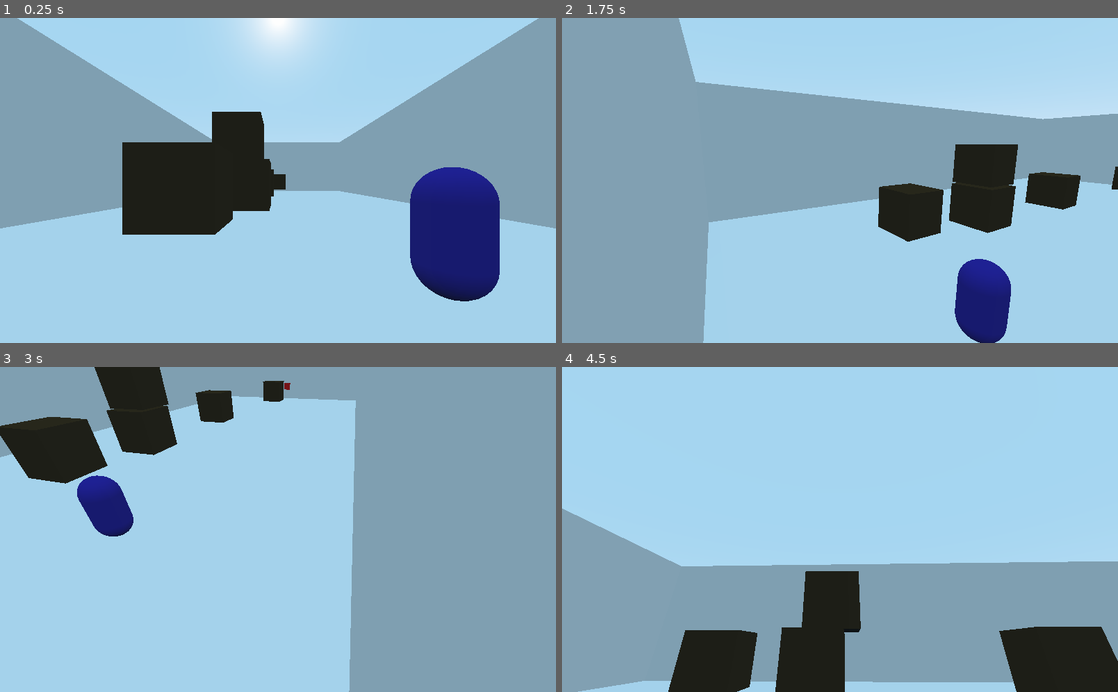
Above: before the commit, frames 1-4 (two rows, left to right).
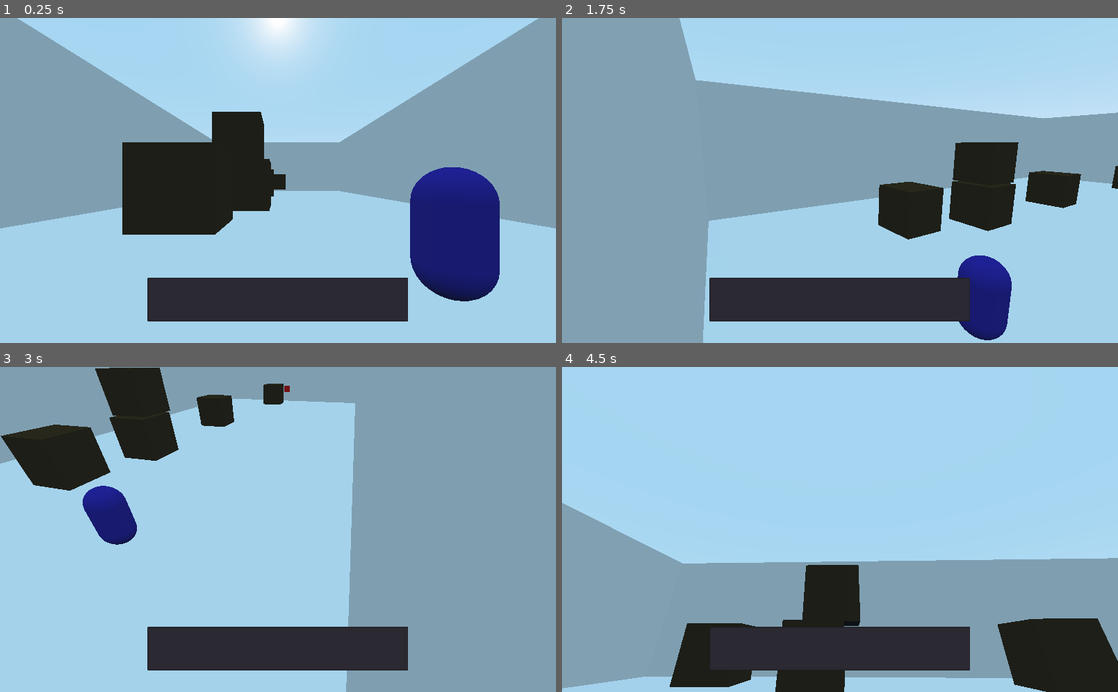
Above: after the commit, the same moments.

Repository: Loteque-Industries/SlowJam-2-2022
Game: Godot game, scene res://World.tscn
The game is run twice, just before and just after one commit, with the same random seed, the same clock (stepped at 60 frames per second) and the same inputs.
Inputs (mouse positions are in pixels of both pictures, inside the frame that each line leads up to):
- Up to frame 1 (0.25 s): no input
- Up to frame 2 (1.75 s): tap Enter at 0.5 s; move the mouse to (962, 164) at 0.52 s; hold D (right) 0.53-1.28 s; tap E (interact) at 0.6, 1.35 s; click (962, 164) at 0.67 s; tap Space (jump) at 0.77, 1.52 s; move the mouse to (728, 196) at 1.27 s; hold S (back) from 1.28 s (still down); click (728, 196) at 1.42 s
- Up to frame 3 (3 s): move the mouse to (333, 458) at 2.02 s; release S (back) at 2.03 s; hold D (right) 2.03-2.78 s; tap Backspace at 2.1 s; click (333, 458) at 2.17 s; tap E (interact) at 2.3, 2.85 s; tap Space (jump) at 2.75 s; move the mouse to (250, 594) at 2.77 s; hold W (forward) from 2.78 s (still down); click (250, 594) at 2.92 s
- Up to frame 4 (4.5 s): tap Space (jump) at 3.02, 3.77 s; move the mouse to (1006, 578) at 3.52 s; release W (forward) at 3.53 s; hold A (left) from 3.53 s (still down); tap E (interact) at 3.6 s; click (1006, 578) at 3.67 s; move the mouse to (673, 480) at 4.27 s; tap Backspace at 4.35 s; click (673, 480) at 4.42 s

The runs differ from the first frame. In frame 1, 6.3% of the frame differs, in the area x 26-74%, y 79-94%; in frame 2, 7.4%; in frame 3, 8.5%; in frame 4, 9.1%, in the area x 0-100%, y 41-100%.

Commit message:
update the Actor class, and generalize movement functions to work with both player and npc

Diff:
--- a/World.tscn
+++ b/World.tscn
@@ -161,7 +161,7 @@
 transform = Transform( 0.8, 0, 0, 0, 0.5, 0, 0, 0, 0.8, 0, 1.35963, 0 )
 shape = SubResource( 6 )
 
-[node name="PlayerInput" type="Control" parent="."]
+[node name="UIPlayerInput" type="Control" parent="."]
 anchor_left = 0.5
 anchor_top = 1.0
 anchor_right = 0.5
@@ -171,7 +171,11 @@
 margin_right = 240.0
 margin_bottom = -40.0
 
-[node name="InteractionLabel" type="Label" parent="PlayerInput"]
+[node name="LineEdit" type="LineEdit" parent="UIPlayerInput"]
+anchor_right = 1.0
+anchor_bottom = 1.0
+
+[node name="InteractionLabel" type="Label" parent="UIPlayerInput"]
 anchor_left = 0.5
 anchor_top = 0.5
 anchor_right = 0.5
--- a/methods/actor/actor.gd
+++ b/methods/actor/actor.gd
@@ -1,6 +1,28 @@
 extends KinematicBody
-
 class_name Actor
 
 func _ready() -> void:
 	pass
+
+func update_head_position(
+	event: InputEvent,
+	head: Spatial,
+	camera: Camera,
+	look_sensitivity: float,
+	camera_x_rotation: float):
+
+	if event is InputEventMouseMotion:
+		head.rotate_y(deg2rad(-event.relative.x * look_sensitivity))
+
+		var x_delta = event.relative.y * look_sensitivity
+		if camera_x_rotation + x_delta > -92 and camera_x_rotation + x_delta < 89:
+			camera.rotate_x(deg2rad(-x_delta))
+			camera_x_rotation += x_delta
+
+#Hack to fix a bug with move_and_slide in godot.
+#discussion/demo: https://www.reddit.com/r/godot/comments/hc4lur/how_to_move_and_stop_correctly_on_slopes_using
+func slope(slides : int, velocity: Vector3):
+	for i in slides:
+		var touched = get_slide_collision(i)
+		if is_on_floor() && touched.normal.y < 1.0 && (velocity.x != 0.0 || velocity.z != 0.0):
+			velocity.y = touched.normal.y
--- a/methods/actor/interaction.gd
+++ b/methods/actor/interaction.gd
@@ -2,7 +2,7 @@
 
 var current_collider
 
-onready var interaction_label = get_node("/root/World/PlayerInput/InteractionLabel")
+onready var interaction_label = get_node("/root/World/UIPlayerInput/InteractionLabel")
 onready var interact_key = InputMap.get_action_list("interact")[0].as_text()
 
 func _ready() -> void:
--- a/project.godot
+++ b/project.godot
@@ -9,6 +9,11 @@
 config_version=4
 
 _global_script_classes=[ {
+"base": "KinematicBody",
+"class": "Actor",
+"language": "GDScript",
+"path": "res://methods/actor/actor.gd"
+}, {
 "base": "Node",
 "class": "Interactable",
 "language": "GDScript",
@@ -20,6 +25,7 @@
 "path": "res://resource_script/actor_data.gd"
 } ]
 _global_script_class_icons={
+"Actor": "",
 "Interactable": "",
 "Npc_Data": ""
 }
--- a/script/player.gd
+++ b/script/player.gd
@@ -1,10 +1,10 @@
-extends KinematicBody
+extends Actor
 
 export var speed = 10
 export var acceleration = 5
 export var gravity = 0.98
 export var jump_power = 30
-export var mouse_sensitivity = 0.3
+export var look_sensitivity = 0.3
 
 onready var head = $Head
 onready var camera = $Head/Camera
@@ -15,7 +15,7 @@
 var camera_x_rotation = 0
 
 func _input(event: InputEvent) -> void:
-	update_head_position(event)
+	update_head_position(event, head, camera, look_sensitivity, camera_x_rotation)
 
 func _ready() -> void:
 	space_state = get_world().direct_space_state
@@ -47,21 +47,4 @@
 	#see funcion "slope()"
 	var slides = get_slide_count()
 	if(slides):
-		slope(slides)
-
-func update_head_position(event):
-	if event is InputEventMouseMotion:
-		head.rotate_y(deg2rad(-event.relative.x * mouse_sensitivity))
-
-		var x_delta = event.relative.y * mouse_sensitivity
-		if camera_x_rotation + x_delta > -92 and camera_x_rotation + x_delta < 89:
-			camera.rotate_x(deg2rad(-x_delta))
-			camera_x_rotation += x_delta
-
-#Hack to fix a bug with move_and_slide in godot.
-#discussion/demo: https://www.reddit.com/r/godot/comments/hc4lur/how_to_move_and_stop_correctly_on_slopes_using
-func slope(slides : int):
-	for i in slides:
-		var touched = get_slide_collision(i)
-		if is_on_floor() && touched.normal.y < 1.0 && (velocity.x != 0.0 || velocity.z != 0.0):
-			velocity.y = touched.normal.y
+		slope(slides, velocity)
